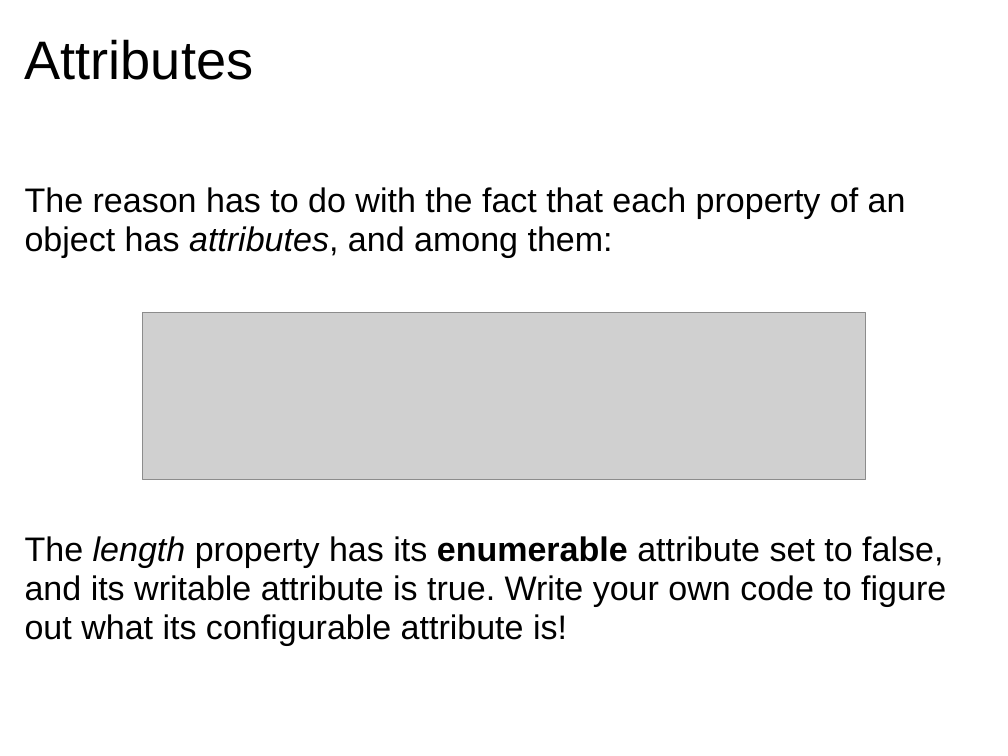
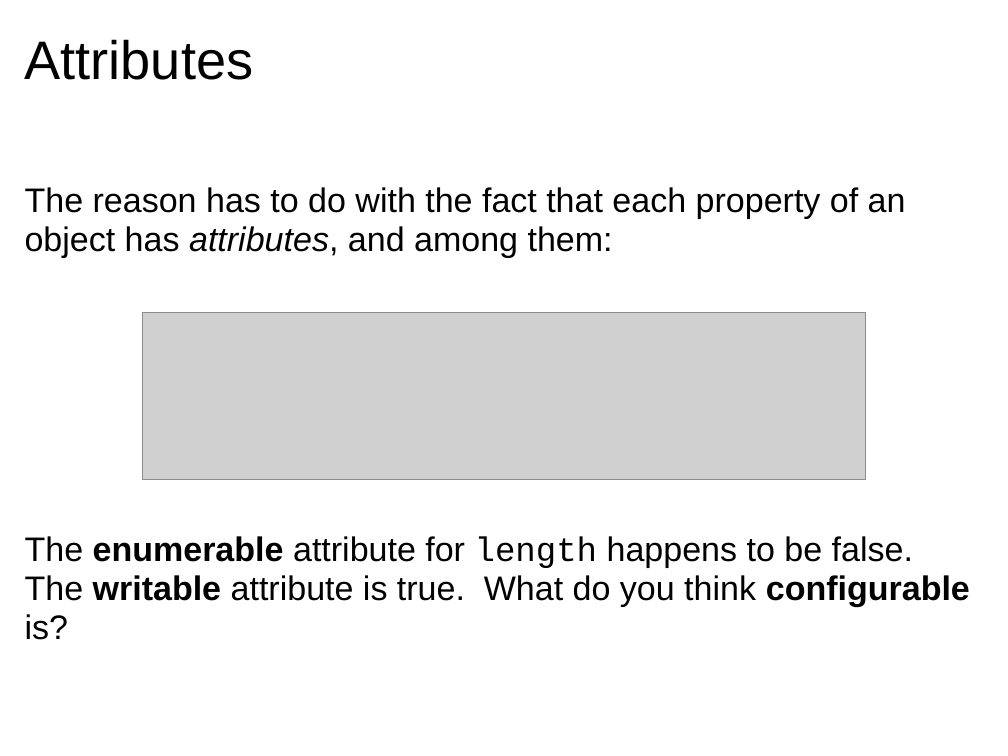
Before and after one commit to dondi/javascript-book, a slide deck: slide 28 of presentations/Chapter_4_Presentation.ppt. Drawn at 1008x756 pixels with LibreOffice and Linux fonts; fonts in the diff are those of the drawing; grey boxes stand for pictures; background and template pictures are left out. Boxes give left, top, right and bottom in pixels: in the first picture for what was removed or moved away, otherwise in the second. Text is boxed around its words. In the diff, an @@ line names an element or a change of style, - is before the commit and + after.

```diff
--- a/presentations/Chapter_4_Presentation.ppt
+++ b/presentations/Chapter_4_Presentation.ppt
@@ text at [25, 536, 970, 640]: text changed @@
-The length property has its enumerable attribute set to false, and its writable attribute is true. Write your own code to figure out what its configurable attribute is!
+The enumerable attribute for length happens to be false. The writable attribute is true. What do you think configurable is?
```
Also in this commit, not shown: 16 other slides changed, 4 slides added, 4 slides removed, 3 other files.
